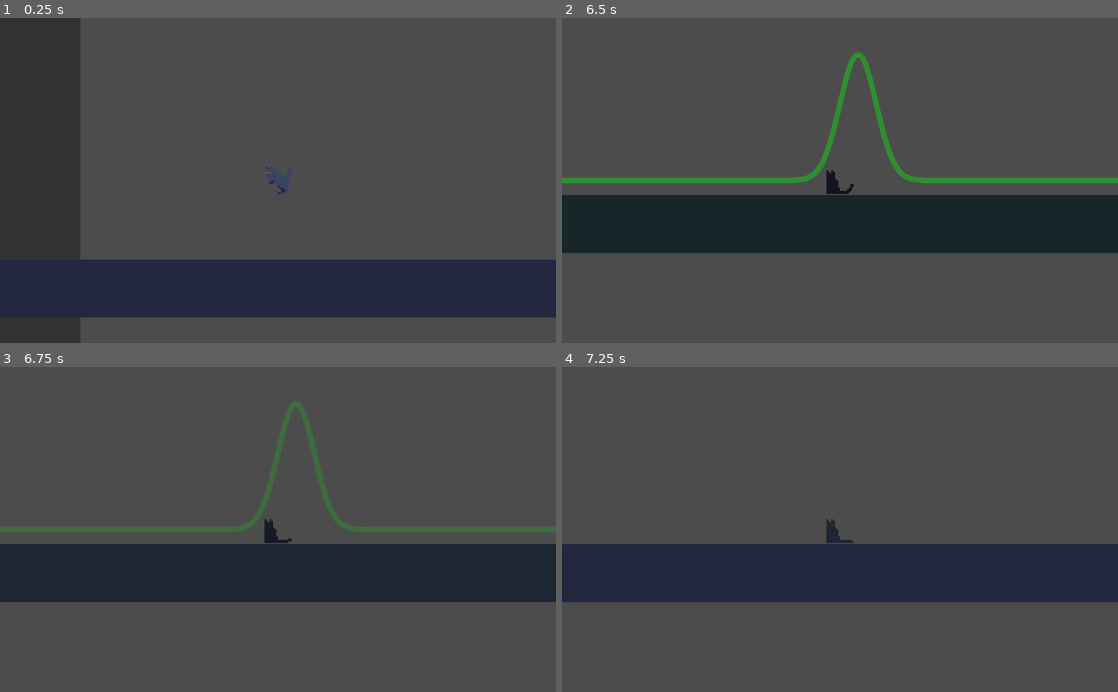
Above: before the commit, frames 1-4 (two rows, left to right).
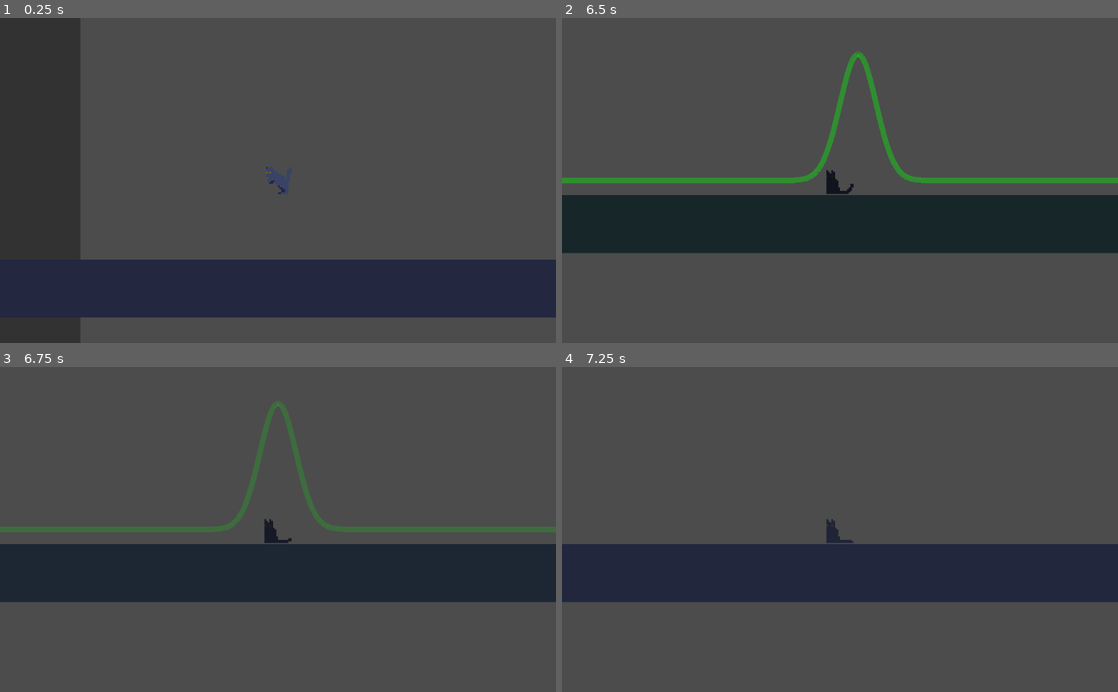
Above: after the commit, the same moments.

Repository: Maloherve/Out-of-the-Box
Game: Godot game, scene res://scenes/Main.tscn
The game is run twice, just before and just after one commit, with the same random seed, the same clock (stepped at 60 frames per second) and the same inputs.
Inputs:
- Up to frame 1 (0.25 s): no input
- Up to frame 2 (6.5 s): hold Right (ui_right) 0.53-1.28 s; hold Down (ui_down) 1.28-2.03 s; tap Enter at 2, 5.75 s; hold Right (ui_right) 2.03-2.78 s; hold Up (ui_up) 2.78-3.53 s; hold Left (ui_left) 3.53-5.03 s; tap Space at 4.25 s; hold Down (ui_down) 5.03-5.78 s; hold Right (ui_right) from 5.78 s (still down)
- Up to frame 3 (6.75 s): tap Space at 6.5 s; release Right (ui_right) at 6.53 s; hold Up (ui_up) from 6.53 s (still down)
- Up to frame 4 (7.25 s): keep holding Up (ui_up)

Frames 1-2 are identical in both runs. In frame 3, 1.6% of the frame differs, in the area x 38-65%, y 10-51%; in frame 4, nothing differs.

Commit message:
Added probabilities and teleportation

Diff:
--- a/WarmUp/scripts/Fonction_Onde.gd
+++ b/WarmUp/scripts/Fonction_Onde.gd
@@ -5,10 +5,12 @@
 var x_max : float = 20;					# Maximum value to calculate the wave function
 var N : int = 1000;						# Precision of the function (number of points)
 var step : float= (x_max - x_min)/N;	# Step in x axis (ie distance between two x points)
+var x : Array;							# Actual x axis for the Wave Function
 var y : Array;							# Value of the wave Function
 var change_to_function : bool = false;
+var xboost = 10;						# Makes the Wave function longer
 # Variables for the gaussian
-var amplitude : float = 10;				# Amplitude of the Wave Function
+var amplitude : float = - 10;			# Negative because y positive is down
 var fo_x : float = 0;					# x position of the peak
 # Player
 var can_modify : bool = false;			# Can the wave function be modified by the player
@@ -25,8 +27,12 @@
 	player.connect("is_casting", self, "on_Player_is_casting")
 	player.connect("stop_casting", self, "on_Player_stop_casting");
 	player.connect("finish_casting", self, "on_Player_finish_casting");
-#	Determine Wave Function
-	set_to_gaussian();
+#	Make x
+	for i in range(N): x.push_back(x_min + i*step);
+#	Initialize Wave Function
+	for i in range(N):
+		y.push_back(amplitude*exp(-x[i]*x[i]/2))
+	pass
 
 
 # Execute ASAP
@@ -38,11 +44,10 @@
 		else:
 			modulate.a = lerp(modulate.a, 0.5, 0.01);
 
-#	Apply changes to function
+#	Apply changes to function for gaussian case
 	if change_to_function:
-		for i in range(N+1):
-			var x = x_min + i*step + fo_x;
-			y[i] = amplitude*exp(-x*x/2);
+		for i in range(N):
+			y[i] = amplitude*exp(-(x[i] - fo_x)*(x[i] - fo_x)/2);
 		change_to_function = false;
 
 #	Update draw
@@ -54,19 +59,19 @@
 	_get_input();
 	pass
 
-
+# Inputs to modify the wave function
 func _get_input():
 	if Input.is_action_just_pressed("ui_up") && can_modify:
+		amplitude -= 1;
+		change_to_function = true;
+	if Input.is_action_just_pressed("ui_down") && can_modify:
 		amplitude += 1;
 		change_to_function = true;
-	if Input.is_action_just_pressed("ui_down") && can_modify:
-		amplitude -= 1;
-		change_to_function = true;
 	if Input.is_action_just_pressed("ui_left") && can_modify:
-		fo_x += 1;
+		fo_x -= 1;
 		change_to_function = true;
 	if Input.is_action_just_pressed("ui_right") && can_modify:
-		fo_x -= 1;
+		fo_x += 1;
 		change_to_function = true;
 	pass
 
@@ -74,19 +79,15 @@
 func _draw():
 	if draw_wave_function:
 		draw_function(player.position, y, false);
-	pass
 
 
-# Return a random position
-func rand_pos():
+# Find a random point in x axis of the Wave Function, weighted by value of Wave Function
+func random_point() -> Vector2:
 	var new_pos : Vector2;
-
-
-
+#	Find new x and y
+	new_pos.x = player.position.x + xboost * weighted_choice(x, y.duplicate());
+	new_pos.y = player.position.y;
 	return new_pos;
-
-
-
 
 
 # ----- Player Action ------
@@ -107,9 +108,10 @@
 	fade_wave_function = false;
 	modulate.a = 0;
 	fo_x = 0;
-	amplitude = 10;
+	amplitude = -10;
 	change_to_function = true;
 # --------------------------
+
 
 # ------- Draw Functions -------
 func draw_path(path, color):
@@ -120,19 +122,61 @@
 	var line_width = 3;
 	var color = Color(0,1,0);
 	if !vert:
-		var yboost = -7;   # Negative because in Godot, positive goes down
-		var xboost = 10;
+		var yboost = 7;   # Negative because in Godot, positive goes down
 		var step = (x_max - x_min)/N;
-		for i in range(N):
-			var x = x_min + i*step;
-			var x_ = x_min + (i+1)*step;
-			draw_line(origin + Vector2(xboost * x, yboost * list[i]), origin + Vector2(xboost * x_, yboost * list[i+1]), color, line_width)
+		for i in range(N-1):
+			draw_line(origin + Vector2(xboost * x[i], yboost * list[i]), origin + Vector2(xboost * x[i+1], yboost * list[i+1]), color, line_width)
+# -----------------------------------
+
+
+
+# ---- Functions Related to Probability Manipulation -----
+# Find a random number within a weighted list
+func weighted_choice(numbers, weights) -> float:
+	var choice;
+#	Normalise
+	weights = multiply(weights, 1/sum_of_array(weights));
+	weights = cumulative_array(weights);
+	var rng = RandomNumberGenerator.new();
+	rng.randomize();
+	var random = rng.randf();
+	for i in range(weights.size()-1):
+		if random < weights[i]:
+			choice = numbers[i];
+			return choice;
+	print("There was a problem")
+	return choice;
+
+
+func sum_of_array(array) -> float:
+	var sum: float = 0;
+	for element in array:
+		sum += element;
+	return sum;
+
+
+func cumulative_array(array) -> Array:
+	var cum_array : Array
+	cum_array.push_back(array[0]);
+	for i in range(1,array.size()):
+		cum_array.push_back(cum_array[i-1] + array[i]);
+	return cum_array;
+
+
+func multiply(array, constant) -> Array:
+	for i in range(array.size()): array[i] *= constant;
+	return array
+
+
+func add(array, constant) -> Array:
+	for i in range(array.size()): array[i] += constant;
+	return array
 # -----------------------------------
 
 
 # ------- Wave Function -------
 func set_to_gaussian():
-	for i in range(N+1):
-		var x = x_min + i*step;
-		y += [amplitude*exp(-x*x/2)]
+	for i in range(N):
+		y[i] = amplitude*exp(-x[i]*x[i]/2)
 	pass
+# -----------------------------------
--- a/WarmUp/scripts/InfoScreen.gd
+++ b/WarmUp/scripts/InfoScreen.gd
@@ -3,7 +3,7 @@
 # This node will give information on the state of the game : FPS, position, velocity ....
 
 # Nodes
-onready var Fonction_Onde = get_tree().get_root().get_node("Level/World").get_node("Fonction_Onde");
+onready var Fonction_Onde = get_tree().get_root().get_node("Level").get_node("Fonction_Onde");
 onready var Player = get_tree().get_root().get_node("Level/Player");
 onready var World_Info_Label = $LeftInfo/World_Info_Label;
 onready var Player_Info_Label = $RightInfo/Player_Info_Label;
@@ -26,7 +26,8 @@
 func _physics_process(delta):
 #	Print out the text
 #	World
-	World_Info_Label.text = "FPS : " + str(1/delta) + "\n"
+	World_Info_Label.text = "FPS : " + str(1/delta) + "\n";
+	World_Info_Label.text += "Wave function precision : N = " + str(Fonction_Onde.N) + "\n";
 #	Player
 	Player_Info_Label.text = "Position = " + str(Vector2(round(Player.position[0]), round(Player.position[1]))) + "\n";
 	Player_Info_Label.text += "Velocity = " + str(Vector2(round(Player.velocity[0]), round(Player.velocity[1]))) + "\n";
--- a/WarmUp/scripts/Main.gd
+++ b/WarmUp/scripts/Main.gd
@@ -10,12 +10,12 @@
 const PLAYER_MODULATE_COLOR : Color = Color(0.3,0.3,0.3)
 # Player
 var teleport_player : bool = false;
+# TMP
 
 func _ready():
 	# Connect Signals
 	$Player.connect("start_casting", self, "on_Player_start_casting");
 	$Player.connect("stop_casting", self, "on_Player_stop_casting");
-
 
 # Execute ASAP
 func _process(delta):
@@ -33,6 +33,8 @@
 	else:
 		$InfoScreen.hide();
 
+	if (teleport_player):
+		teleport();
 
 # Execute Regularly
 func _physics_process(delta):
@@ -48,18 +50,10 @@
 # Teleports the character
 func teleport():
 	# Wave returns a random posistion
-	var new_pos : Vector2 = $Fonction_Onde.rand_pos()
-
-
-
-
-
-	pass
-
-# Finds the new position in the wave
-func find_position_wave():
-	pass
-
+	var new_pos : Vector2 = $Fonction_Onde.random_point()
+	$Player.position = new_pos;
+	$Fonction_Onde.set_to_gaussian();
+	teleport_player = false;
 
 # ----- Node Function ------
 func on_Player_start_casting():
